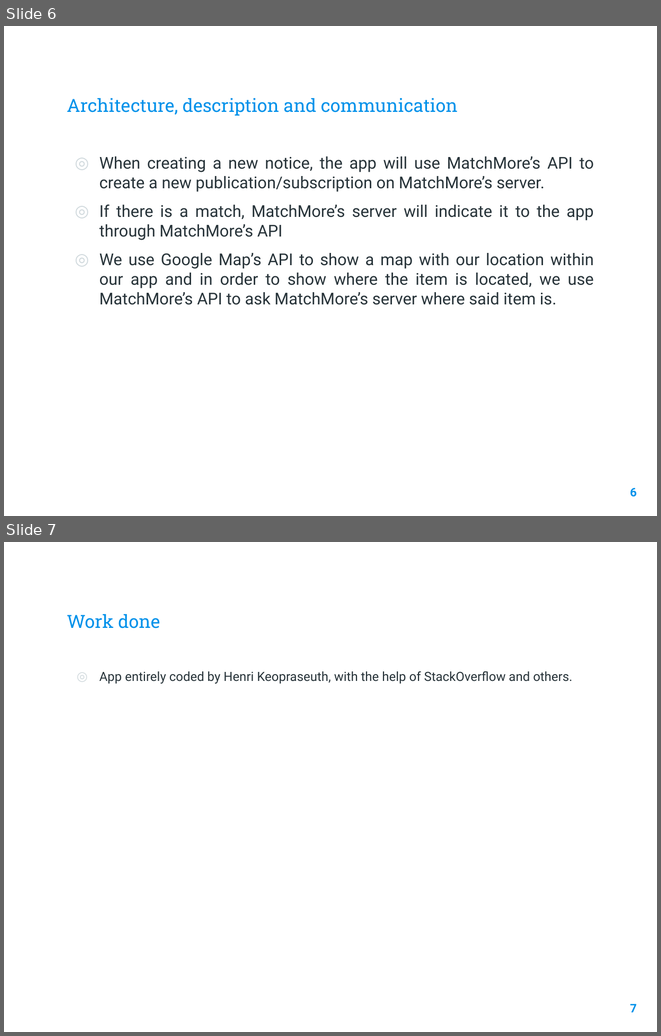
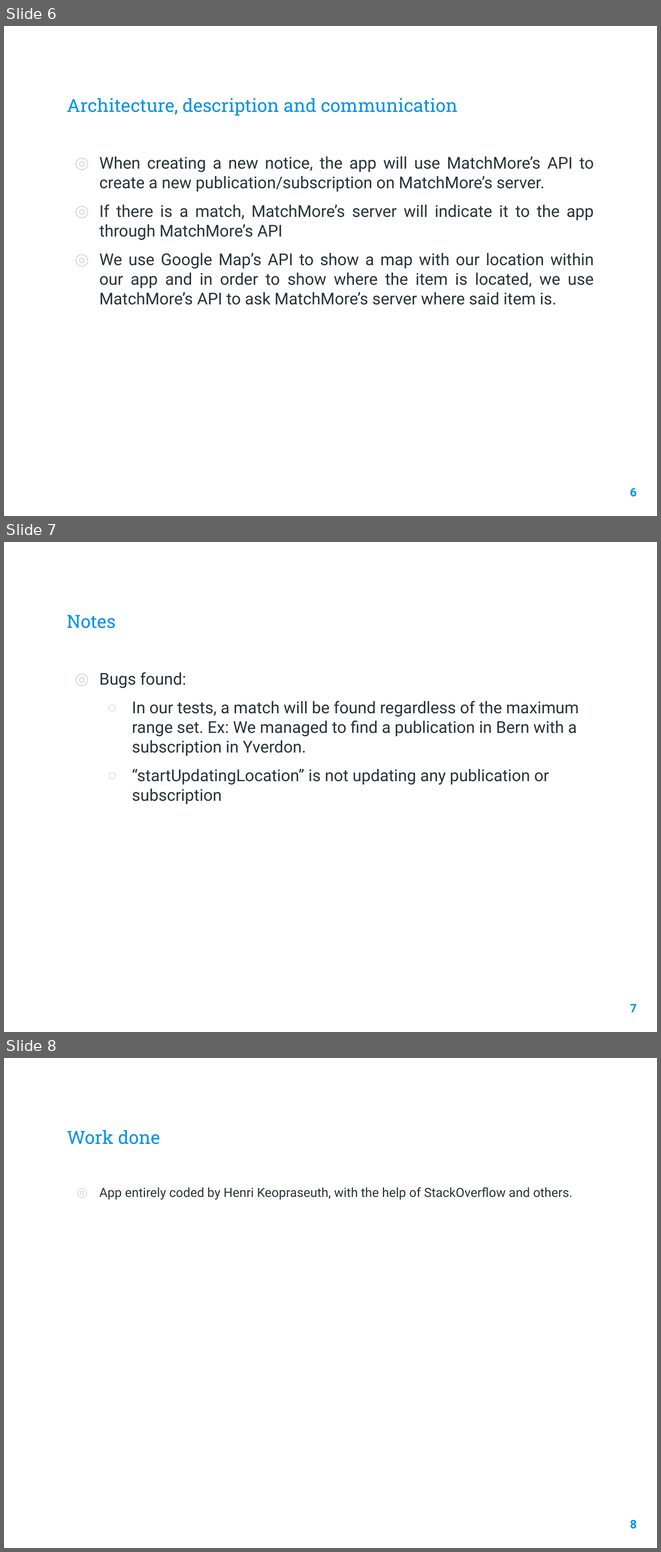
Before and after one commit to hkeopras/Lost-Found, a slide deck: Phase 2/Slides.pptx. Shown one above the other, each under a label of ours: slides 6 and 7 before the commit, slides 6, 7 and 8 after it. The pictures are 661x1036 and 661x1552 pixels, drawn with LibreOffice and Linux fonts; fonts in the diff are those of the drawing; background and template pictures are left out. Boxes give left, top, right and bottom in pixels: in the first picture for what was removed or moved away, otherwise in the second. Text is boxed around its words. In the diff, an @@ line names an element or a change of style, - is before the commit and + after.

Commit message:
New bug slide added

```diff
--- a/Phase 2/Slides.pptx
+++ b/Phase 2/Slides.pptx
@@ slide 7 added at [4,542,657,1032], background picture (left out) @@
@@ title added at [67,615,115,628], 20 pt, text #0091EA @@
+Notes
@@ text added at [99,672,579,804], 18 pt, text #263238 @@
+◎ Bugs found:
+  ○ In our tests, a match will be found regardless of the maximum range set. Ex: We managed to find a publication in Bern with a subscription in Yverdon.
+  ○ “startUpdatingLocation” is not updating any publication or subscription
@@ page number added at [630,1004,637,1012], 13 pt, text #0091EA, bold @@
+7
@@ what was slide 7 is now slide 8 @@
@@ page number at [630,1520,637,1529]: text changed @@
-7
+8
```
